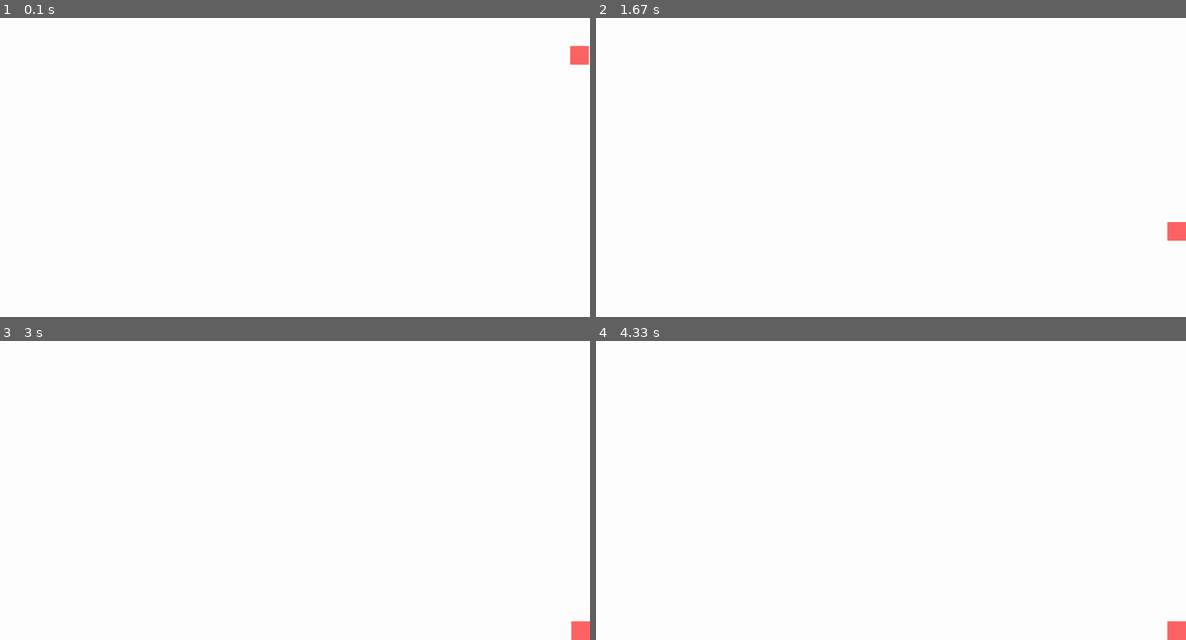
Above: before the commit, frames 1-4 (two rows, left to right).
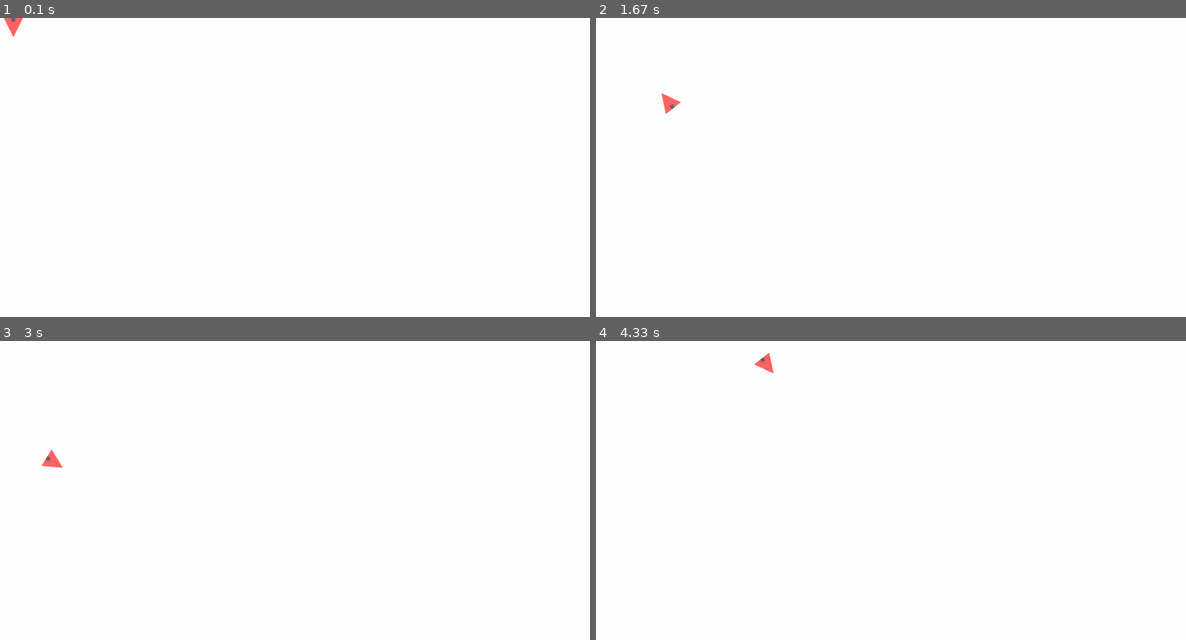
Above: after the commit, the same moments.

Repository: Teklar223/IntroNewSpace-Ex2
Game: pygame game, started from Main.py
The game is run twice, just before and just after one commit, with the same random seed, the same clock (stepped at 60 frames per second) and the same inputs.
Inputs:
- Up to frame 1 (0.1 s): no input
- Up to frame 2 (1.67 s): hold Right 0.33-0.8 s; hold Up 0.83-1.13 s; hold Right 1.17-1.63 s
- Up to frame 3 (3 s): hold Left 1.67-2.2 s; hold Down 2.23-2.53 s; hold Left 2.57-2.97 s
- Up to frame 4 (4.33 s): hold Right 3.4-4.03 s; hold Down from 4.07 s (still down)

The runs differ from the first frame. In frame 1, 0.3% of the frame differs, in the area x 0-100%, y 0-16%; in frame 2, 0.3%; in frame 3, 0.3%; in frame 4, 0.3%.

Commit message:
more precise movement update (angle relative)

Diff:
--- a/Spaceship.py
+++ b/Spaceship.py
@@ -2,6 +2,7 @@
 from pygame.locals import *
 import pygame
 import copy
+import math
 from Engine import Engine
 
 # Constants
@@ -12,12 +13,15 @@
 
 class Spaceship(pygame.sprite.Sprite):
     def __init__(self, config : Configuration, *groups, _x = 0, _y = 0 ):
+
         # *** Pygame ***
         super().__init__(*groups)
-        self.image = pygame.Surface((50, 50))
-        self.image.fill((255, 100, 100))
+        self.original_image = pygame.Surface((50, 50), pygame.SRCALPHA)
+        pygame.draw.polygon(self.original_image, (255, 100, 100), [(0, 0), (25, 50), (50, 0)])
+        self.image = self.original_image
         self.rect = self.image.get_rect()
-        self.rect.center = (_x, _y)
+        self.rect.center = (0, 0)
+        self.paint_top_segment((100, 100, 100))
 
         # *** Physics ***
         self.config   =  copy.deepcopy(config)
@@ -26,6 +30,16 @@
 
         # *** Control ***
         self.is_player = False
+
+    def paint_top_segment(self, segment_color):
+        segment_width = 10  # Width of the top segment
+        segment_height = 10  # Height of the top segment
+
+        top_segment = pygame.Surface((segment_width, segment_height), pygame.SRCALPHA)
+        pygame.draw.rect(top_segment, segment_color, (0, 0, segment_width, segment_height))
+
+        self.image.blit(top_segment, (self.image.get_width() // 2 - segment_width // 2, 0))
+
 
     def up_fun(self):
         print("UP")
@@ -38,10 +52,17 @@
     def left_fun(self):
         print("LEFT")
         self.config.angle = (self.config.angle + 10) % 360 # (self.config.angle + 3) % 360
+        self.rotate_ship()
 
     def right_fun(self):
         print("RIGHT")
         self.config.angle = (self.config.angle - 10) % 360
+        self.rotate_ship()
+
+
+    def rotate_ship(self):
+        self.image = pygame.transform.rotate(self.original_image, self.config.angle)
+        self.rect = self.image.get_rect(center=self.rect.center)
 
     def update(self, dt, width, height, engine : Engine):
         keys = pygame.key.get_pressed()
@@ -61,8 +82,16 @@
 
     def update_position(self, dt):
         config = self.config
-        self.rect.x += config.hs * dt
-        self.rect.y += config.vs * dt
+
+        dx = 0.01 * math.sin(math.radians(config.angle)) * config.hs
+        dy = -0.01 * math.cos(math.radians(config.angle)) * config.hs # Negative sign due to the inverted y-axis of pygame
+
+        # Update the x and y coordinates
+        self.rect.x += dx
+        self.rect.y += dy
+
+        # self.rect.x += config.hs * dt
+        # self.rect.y += config.vs * dt
 
     def ensure_bounds(self, width, height):
         '''
